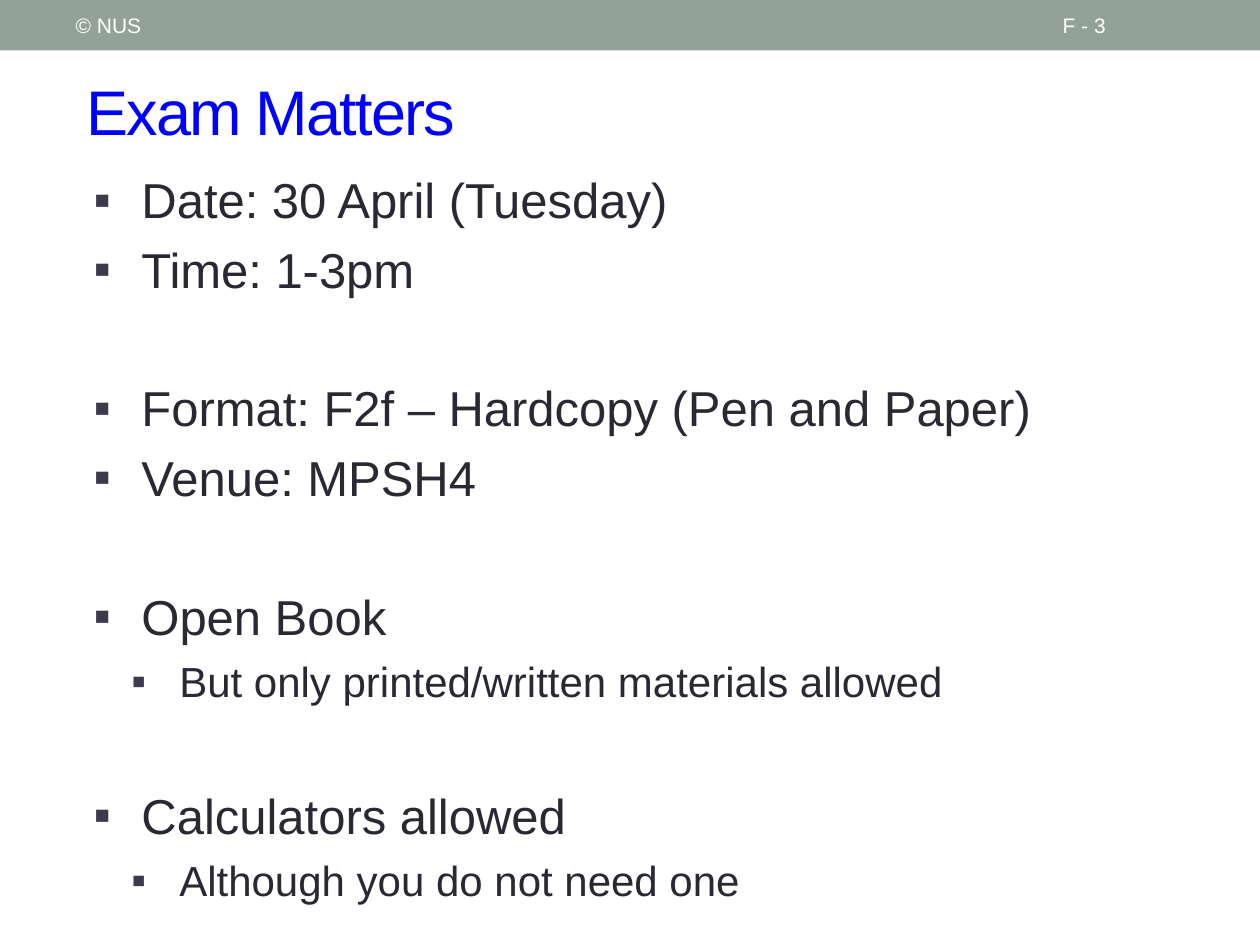
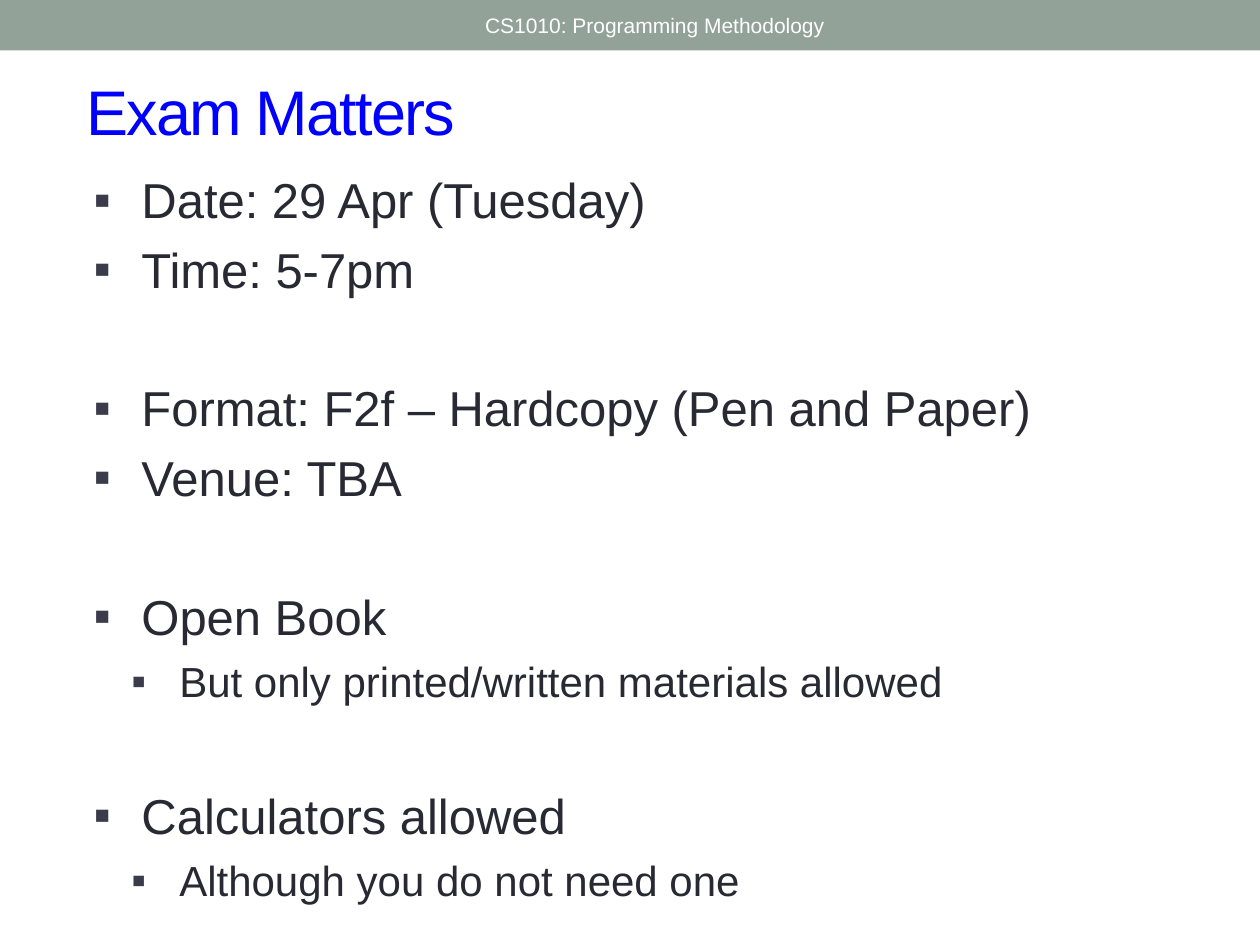
Before and after one commit to nus-cs1010-2425-s2/website, a slide deck: slide 3 of slides/Future.pptx. Drawn at 1260x945 pixels with LibreOffice and Linux fonts; fonts in the diff are those of the drawing. Boxes give left, top, right and bottom in pixels: in the first picture for what was removed or moved away, otherwise in the second. Text is boxed around its words. In the diff, an @@ line names an element or a change of style, - is before the commit and + after.

```diff
--- a/slides/Future.pptx
+++ b/slides/Future.pptx
@@ text removed at [97,18,141,33] @@
-© NUS
@@ text added at [485,18,824,37], 12 pt, text #FFFFFF @@
+CS1010: Programming Methodology
@@ page number removed at [1063,18,1106,33] @@
-F - 3
@@ text at [141,182,646,298]: text changed @@
-▪ Date: 30 April (Tuesday)
-▪ Time: 1-3pm
+▪ Date: 29 Apr (Tuesday)
+▪ Time: 5-7pm
@@ text at [141,462,402,497]: text changed @@
-▪ Venue: MPSH4
+▪ Venue: TBA
```
Also in this commit, not shown: 10 other slides changed, 1 slide added, 2 other files.
